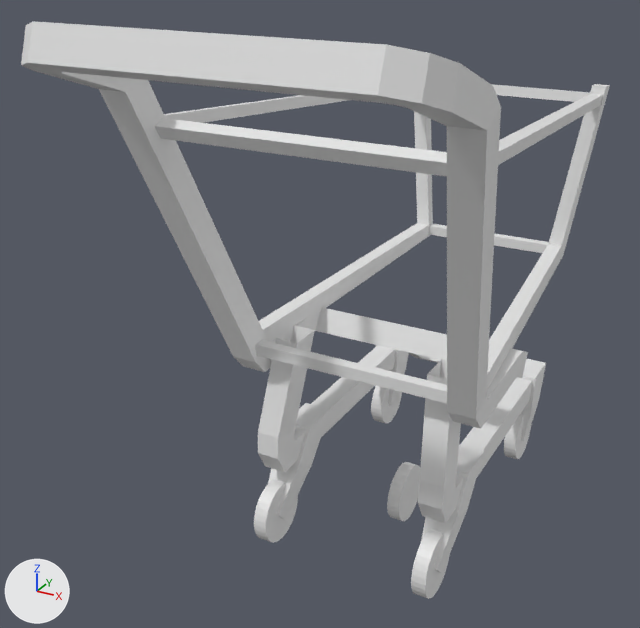
What one commit did to the Blender file Test3D/res/cart.blend.
Rendered twice from a 50 mm camera at (1.41, -3.44, 2.58) aimed at (-0.27, -0.38, 1.05). Every picture has the same lights, and +X, +Y and +Z are marked at lower left.
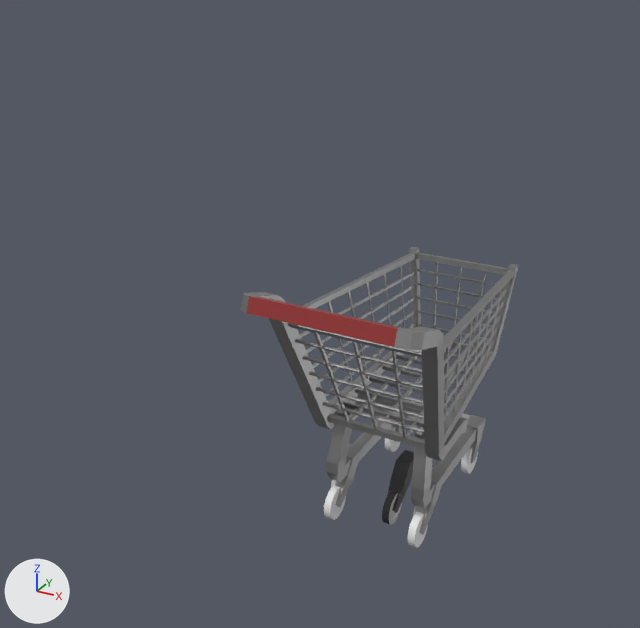
Where the change shows, as pixel boxes [x1, y1, x2, y2] in the pictures (640 x 628 px; the box of a moved part takes in the faces that stretch with it):
'Cube', reshaped, moved (53% narrower, 53% shorter): before [21, 21, 610, 573]; after [241, 247, 519, 508]
'Cube.010', added: after [288, 263, 507, 438]
'Cube.002', moved, rescaled (49% narrower, 45% shorter): before [254, 479, 298, 543]; after [324, 485, 346, 520]
'Cube.004', moved, rescaled (48% narrower, 49% shorter): before [411, 529, 450, 599]; after [408, 512, 428, 547]
'Cube.005', added: after [330, 397, 485, 535]
'Wheel', deleted: before [387, 462, 420, 521]
'Cube.007', added (black): after [382, 450, 414, 525]
'Cube.003', moved, rescaled (38% narrower, 43% shorter): before [504, 413, 532, 459]; after [461, 448, 478, 474]
'Cube.001', moved, rescaled: before [371, 386, 402, 423]; after [385, 426, 403, 452]
part 1 of me_cube, moved or reshaped: before [258, 325, 532, 523]; after [326, 400, 486, 508]
part 2 of me_cube, moved or reshaped: before [21, 21, 528, 429]; after [241, 292, 469, 461]
part 3 of me_cube, moved or reshaped: before [259, 84, 610, 390]; after [328, 247, 519, 443]
part 4 of me_cube, moved or reshaped: before [155, 84, 603, 177]; after [290, 253, 514, 357]
part 5 of me_cube, added: after [451, 346, 487, 355]
part 6 of me_cube, added: after [327, 414, 425, 449]
part 7 of me_cube, deleted: before [268, 403, 484, 573]
part 8 of me_cube, deleted: before [375, 345, 546, 441]
part 9 of me_cube, deleted: before [428, 223, 549, 253]
part 10 of me_cube, deleted: before [255, 340, 447, 403]

What changed in the scene script:
```text
Change me_cube:
    where me_cube.from_pydata(...)  # 156 vertices, 139 faces; spans x 0.0..0.67, y -1.65..1.1, z 0.09..2.33
    me_cube part 1: the loose piece of 32 vertices spanning x 0.0..0.43, y -0.72..0.99, z 0.21..0.98 is scaled about its middle by 0.56, then moved by (-0.09, -0.18, -0.26), in mat_material (grey #a7a7a7)
    me_cube part 2: the loose piece of 44 vertices spanning x 0.0..0.67, y -1.65..-0.07, z 0.8..2.33 is scaled about its middle by 0.56, then moved by (-0.15, 0.26, -0.69)
    me_cube part 3: the loose piece of 16 vertices spanning x 0.34..0.52, y -0.69..1.1, z 0.9..1.86 is scaled about its middle by 0.56, then moved by (-0.19, -0.21, -0.61), in mat_material (grey #a7a7a7)
    me_cube part 4: the loose piece of 24 vertices spanning x 0.0..0.62, y -1.13..1.08, z 1.76..1.97 is scaled about its middle by 0.56, then moved by (-0.14, -0.11, -0.82), in mat_material (grey #a7a7a7)
    me_cube part 5: a new loose piece, a box spanning x 0.0..0.204, y 0.402..0.43, z 0.557..0.585, in mat_material (grey #a7a7a7)
    me_cube part 6: a new loose piece, a box spanning x 0.0..0.271, y -0.518..-0.49, z 0.522..0.55, in mat_material (grey #a7a7a7)
    me_cube part 7: the loose piece of 12 vertices spanning x 0.31..0.44, y -0.71..-0.27, z 0.09..0.48 is deleted
    me_cube part 8: the loose piece of 12 vertices spanning x 0.31..0.44, y 0.48..0.7, z 0.11..0.48 is deleted
    me_cube part 9: the loose piece of 8 vertices spanning x 0.0..0.36, y 0.93..0.98, z 0.99..1.04 is deleted
    me_cube part 10: the loose piece of 8 vertices spanning x 0.0..0.48, y -0.71..-0.66, z 0.93..0.98 is deleted
    add me_cube.materials.append(mat_material)  # grey #a7a7a7
    add me_cube.materials.append(mat_material_001)  # red #942f2d
Change ob_cube:
    ob_cube.location: (0.0, 0.061, 0.0) -> (0.0, 0.148, 0.0)
Change ob_cube_001:
    ob_cube_001.location: (-0.379, 0.598, 0.138) -> (-0.212, 0.328, 0.077)
    ob_cube_001.scale: (1.0, 1.0, 1.0) -> (0.56, 0.56, 0.56)
Change ob_cube_002:
    ob_cube_002.location: (-0.379, -0.598, 0.138) -> (-0.212, -0.342, 0.077)
    ob_cube_002.scale: (1.0, 1.0, 1.0) -> (0.56, 0.56, 0.56)
Change ob_cube_003:
    ob_cube_003.location: (0.379, 0.598, 0.138) -> (0.212, 0.328, 0.077)
    ob_cube_003.scale: (1.0, 1.0, 1.0) -> (0.56, 0.56, 0.56)
Change ob_cube_004:
    ob_cube_004.location: (0.379, -0.598, 0.138) -> (0.212, -0.342, 0.077)
    ob_cube_004.scale: (1.0, 1.0, 1.0) -> (0.56, 0.56, 0.56)
Remove ob_wheel:
    ob_wheel = bpy.data.objects.new('Wheel', me_cube_005)
Add ob_cube_010:
    ob_cube_010 = bpy.data.objects.new('Cube.010', me_cube_013)  # 888 vertices, 1508 faces; spans x -0.346..0.346, y -0.754..0.472, z 0.527..1.094; in mat_material (grey #a7a7a7)
    ob_cube_010.location = (0.0, 0.148, 0.0)
Add ob_cube_005:
    ob_cube_005 = bpy.data.objects.new('Cube.005', me_cube_010)  # 24 vertices, 20 faces; spans x 0.175..0.249, y -0.52..0.273, z 0.051..0.271; in mat_material (grey #a7a7a7); modifiers MIRROR
    ob_cube_005.location = (0.0, 0.148, 0.0)
Add ob_cube_007:
    ob_cube_007 = bpy.data.objects.new('Cube.007', me_cube_009)  # 204 vertices, 172 faces; spans x -0.066..0.066, y -0.414..0.118, z -0.142..0.346; in mat_material (grey #a7a7a7), mat_material_002 (black #2b2b2b), mat_material_003 (dark grey #4e4e4e)
    ob_cube_007.location = (0.0, 0.0, 0.0)
    ob_cube_007.scale = (0.56, 0.56, 0.56)
```
